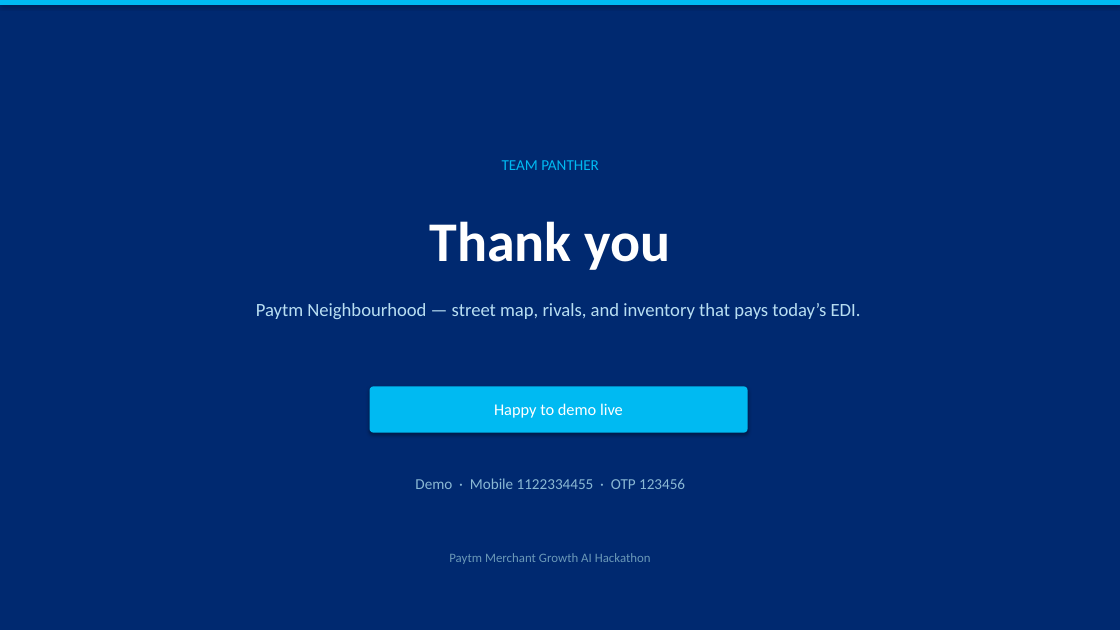
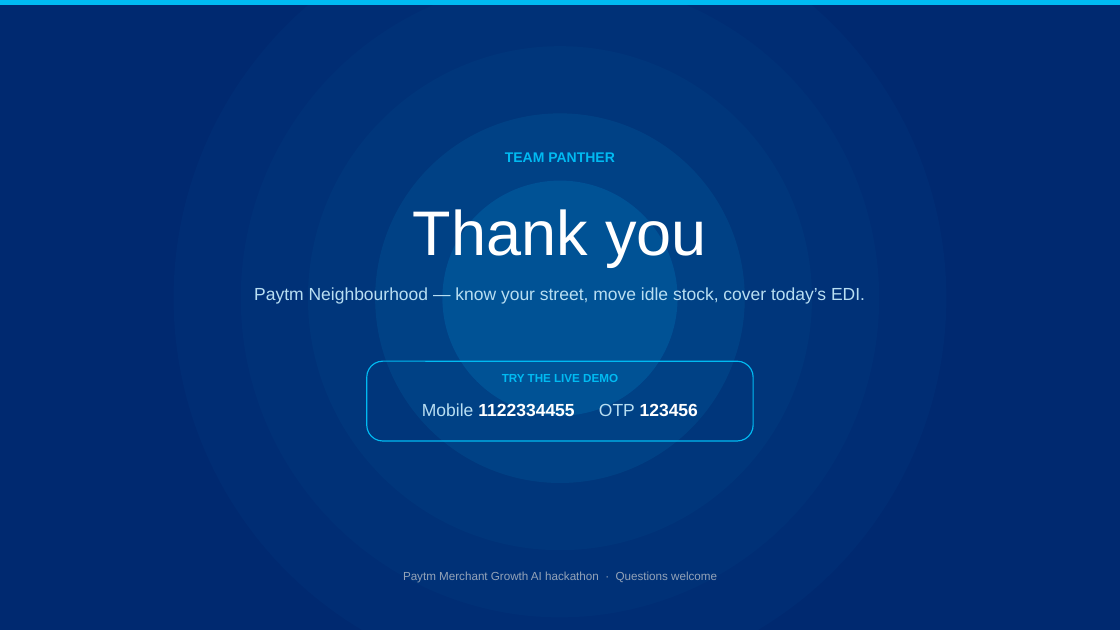
Before and after one commit to likhithreddy09/Track-1-Merchant, a slide deck: slide 7 of out/Paytm_Neighbourhood_Team_Panther.pptx (slide 6 before the commit). Drawn at 1120x630 pixels with LibreOffice and Linux fonts; fonts in the diff are those of the drawing. Boxes give left, top, right and bottom in pixels: in the first picture for what was removed or moved away, otherwise in the second. Text is boxed around its words. In the diff, an @@ line names an element or a change of style, - is before the commit and + after.

```diff
--- a/out/Paytm_Neighbourhood_Team_Panther.pptx
+++ b/out/Paytm_Neighbourhood_Team_Panther.pptx
@@ rectangle at (x1=0, y1=0, x2=1120, y2=630): shadow off @@
@@ rectangle at (x1=0, y1=0, x2=1120, y2=5): shadow off @@
@@ ellipse added at (x1=174, y1=0, x2=947, y2=630), fill #00BAF2 at 3% opacity @@
@@ ellipse added at (x1=241, y1=0, x2=880, y2=618), fill #00BAF2 at 3% opacity @@
@@ ellipse added at (x1=308, y1=46, x2=812, y2=550), fill #00BAF2 at 4% opacity @@
@@ ellipse added at (x1=376, y1=113, x2=745, y2=483), fill #00BAF2 at 9% opacity @@
@@ text "TEAM PANTHER" moved from (x1=502, y1=160, x2=599, y2=170) to (x1=505, y1=152, x2=615, y2=162) @@
@@ text "TEAM PANTHER" at (x1=505, y1=152, x2=615, y2=162): size 13 to 12 pt, font Calibri to Arial, bold on; line spacing 1 to 1.1 @@
@@ text "Thank you" moved from (x1=430, y1=221, x2=670, y2=270) to (x1=413, y1=209, x2=707, y2=266) @@
@@ text "Thank you" at (x1=413, y1=209, x2=707, y2=266): size 48 to 54 pt, font Calibri to Arial, bold off; line spacing 1 to 1.1 @@
@@ ellipse added at (x1=443, y1=181, x2=678, y2=416), fill #00BAF2 at 14% opacity @@
@@ text at (x1=254, y1=287, x2=865, y2=304): text changed; size 16 to 15 pt; font Calibri to Arial @@
-Paytm Neighbourhood — street map, rivals, and inventory that pays today’s EDI.
+Paytm Neighbourhood — know your street, move idle stock, cover today’s EDI.
@@ rounded rectangle resized from (x1=370, y1=386, x2=748, y2=433) to (x1=367, y1=361, x2=754, y2=441) @@
@@ rounded rectangle at (x1=367, y1=361, x2=754, y2=441): fill #00BAF2 to none; outline none to #00BAF2 1 pt; shadow off; proportions changed @@
@@ text added at (x1=502, y1=374, x2=618, y2=382), 10 pt, text #00BAF2, bold @@
+TRY THE LIVE DEMO
@@ text at (x1=422, y1=403, x2=698, y2=416): text changed; size 13 to 15 pt; font Calibri to Arial; text colour #8AB8D4 to #FFFFFF; bold on @@
-Demo · Mobile 1122334455 · OTP 123456
+Mobile 1122334455 OTP 123456
@@ text removed at (x1=494, y1=403, x2=623, y2=418) @@
-Happy to demo live
@@ text at (x1=403, y1=571, x2=717, y2=582): text changed; size 11 to 10 pt; font Calibri to Arial; text colour #6A98B8 to #94A3B8 @@
-Paytm Merchant Growth AI Hackathon
+Paytm Merchant Growth AI hackathon · Questions welcome
```
Also in this commit, not shown: 2 other slides changed, 4 slides added, 3 slides removed, 6 other files.
